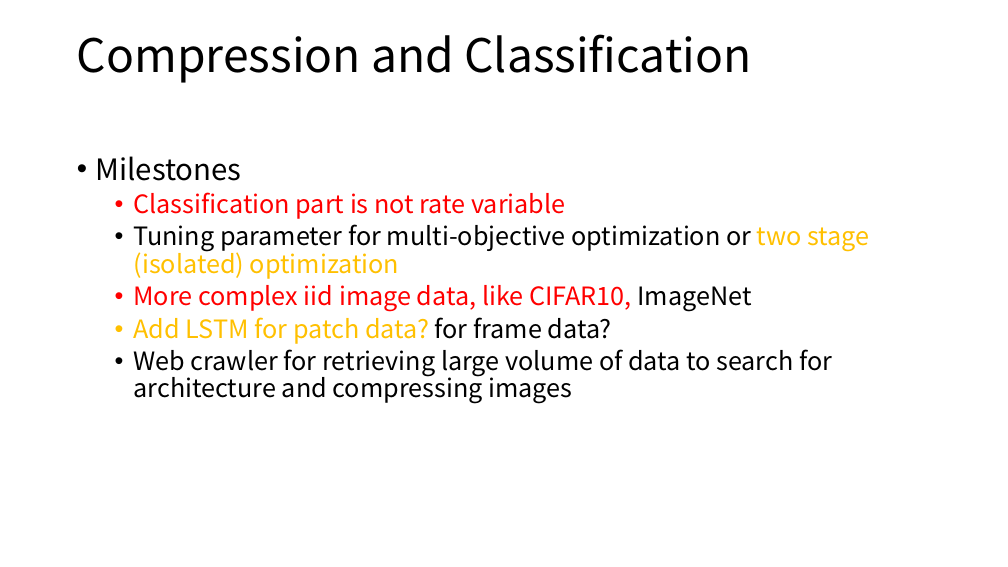
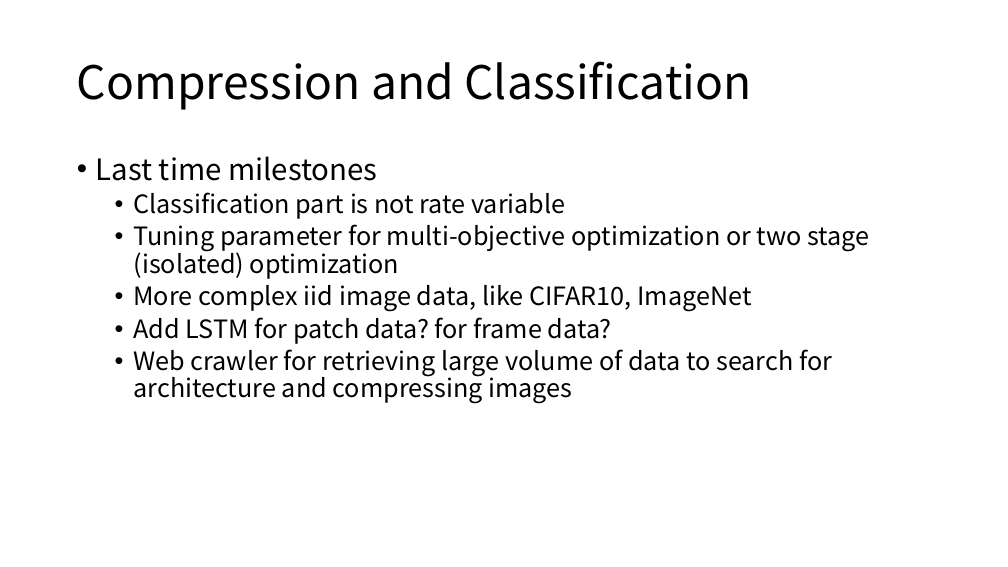
Before and after one commit to diaoenmao/Research, a slide deck: slide 5 of doc/Report/ongoing.pptx (slide 6 before the commit). Drawn at 1008x567 pixels with LibreOffice and Linux fonts; fonts in the diff are those of the drawing. Boxes give left, top, right and bottom in pixels: in the first picture for what was removed or moved away, otherwise in the second. Text is boxed around its words. In the diff, an @@ line names an element or a change of style, - is before the commit and + after.

```diff
--- a/doc/Report/ongoing.pptx
+++ b/doc/Report/ongoing.pptx
@@ title "Compression and Classification": place and size @@
-title "Compression and Classification" at (77,34,751,83)
+title "Compression and Classification" at (77,61,751,110)
@@ text at (96,156,377,181): text changed @@
-• Milestones
+• Last time milestones
@@ text at (134,192,869,344): text colour #FF0000 to #000000 in "Classification part is not rate variable", "More complex iid image data, like CIFAR10,"; text colour #FFC000 to #000000 in "two stage (isolated) optimization", "Add LSTM for patch data?" @@
```
Also in this commit, not shown: 10 other slides changed, 12 slides added, 1 slide removed.
